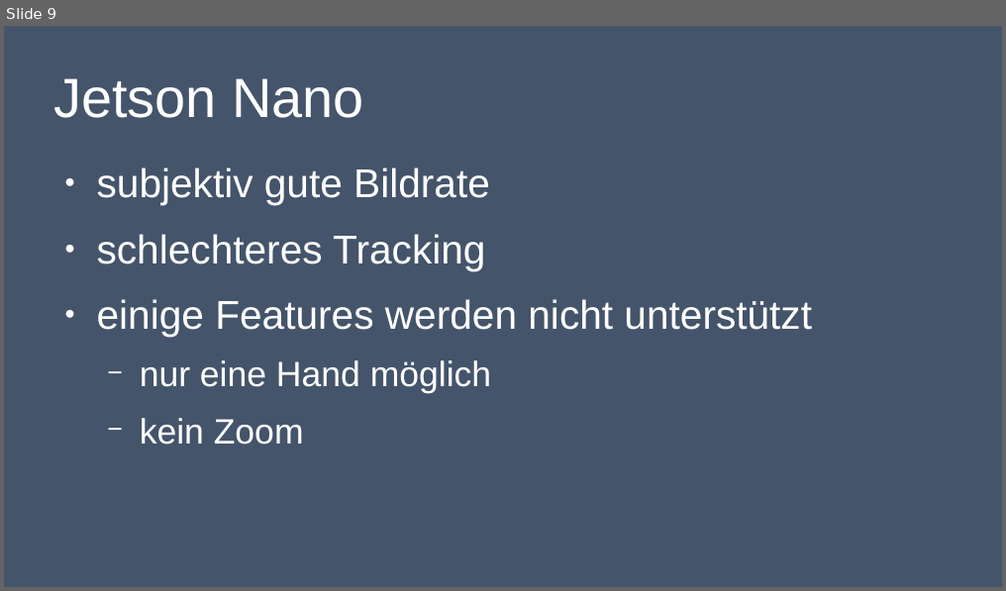
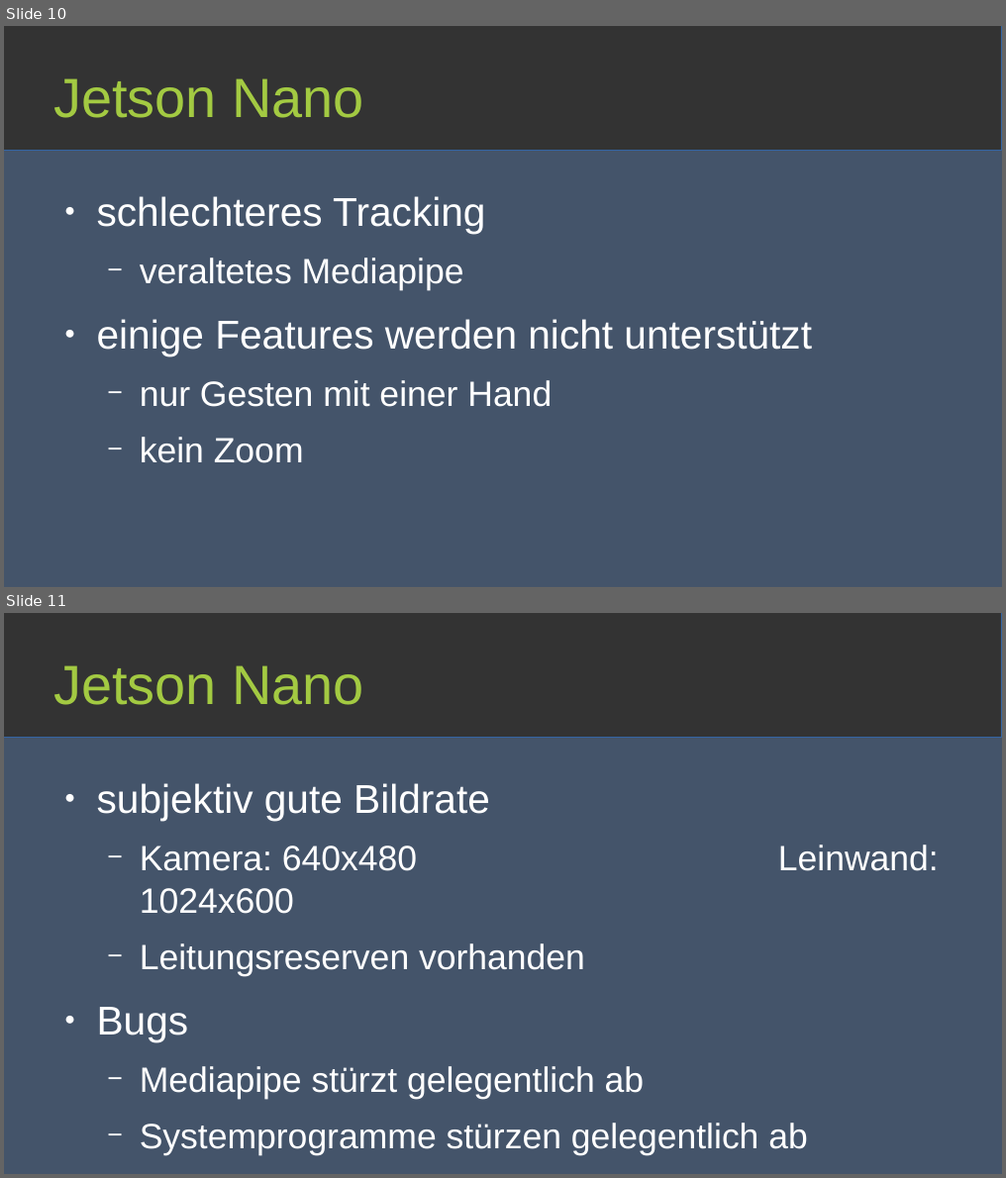
Before and after one commit to lukas-haupt/OpenCV-Whiteboard, a slide deck: Presentations/opencv-whiteboard-presentation_end.odp. Shown one above the other, each under a label of ours: slide 9 before the commit, slides 10 and 11 after it. The pictures are 1006x591 and 1006x1178 pixels, drawn with LibreOffice and Linux fonts; fonts in the diff are those of the drawing. Boxes give left, top, right and bottom in pixels: in the first picture for what was removed or moved away, otherwise in the second. Text is boxed around its words. In the diff, an @@ line names an element or a change of style, - is before the commit and + after.

Commit message:
Added slides for Jetson Nano, changed layout, minor changes to bullet points, typos

```diff
--- a/Presentations/opencv-whiteboard-presentation_end.odp
+++ b/Presentations/opencv-whiteboard-presentation_end.odp
@@ slide 11 added at <box>4,613,1002,1174</box>, background #44546A; not listed: 1 template element that a slide beside it also shows @@
@@ title added at <box>54,665,364,705</box>, 44 pt, text #A3CA42 @@
+Jetson Nano
@@ text added at <box>97,783,939,1156</box>, 28 pt, text #FFFFFF @@
+● subjektiv gute Bildrate
+  − Kamera: 640x480 Leinwand: 1024x600
+  − Leitungsreserven vorhanden
+● Bugs
+  − Mediapipe stürzt gelegentlich ab
+  − Systemprogramme stürzen gelegentlich ab
@@ what was slide 9 is now slide 10 @@
@@ slide 10 changed as well @@
@@ rectangle added at <box>4,26,1002,151</box>, fill #333333, outline #3465A4 0 pt @@
@@ title "Jetson Nano" at <box>54,78,364,118</box>: text colour #FFFFFF to #A3CA42 @@
@@ text at <box>97,168,490,205</box>: paragraph removed @@
-● subjektiv gute Bildrate
@@ text "schlechteres Tracking": place and size @@
-text "schlechteres Tracking" at <box>97,168,812,445</box>
+text "schlechteres Tracking" at <box>97,196,812,464</box>
@@ text at <box>140,258,464,291</box>: paragraph added @@
+  − veraltetes Mediapipe
@@ text at <box>140,380,551,407</box>: text changed @@
-  − nur eine Hand möglich
+  − nur Gesten mit einer Hand
```
Also in this commit, not shown: 7 other slides changed, 4 other slides added, 1 slide removed, 1 other file.
